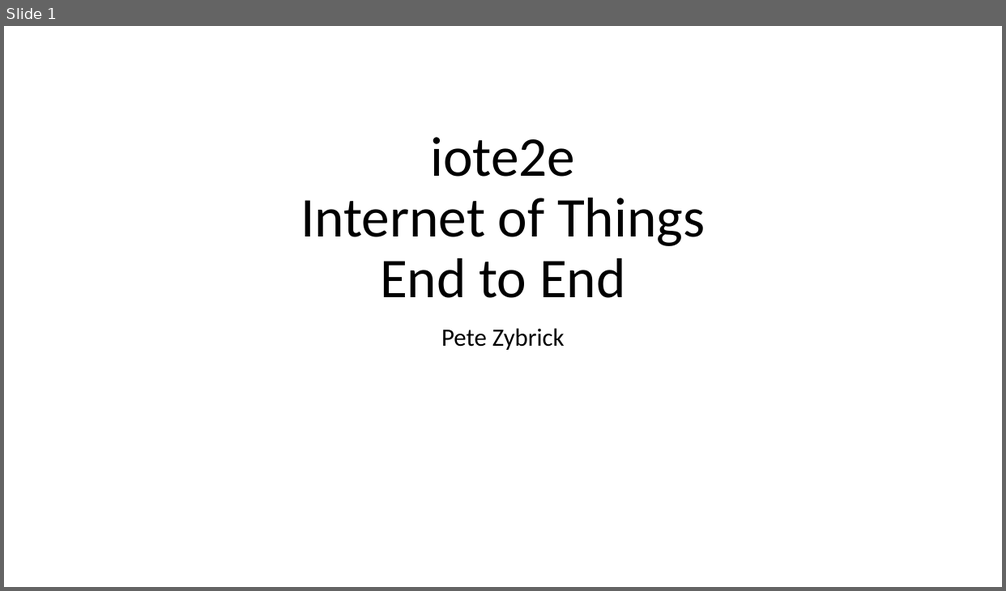
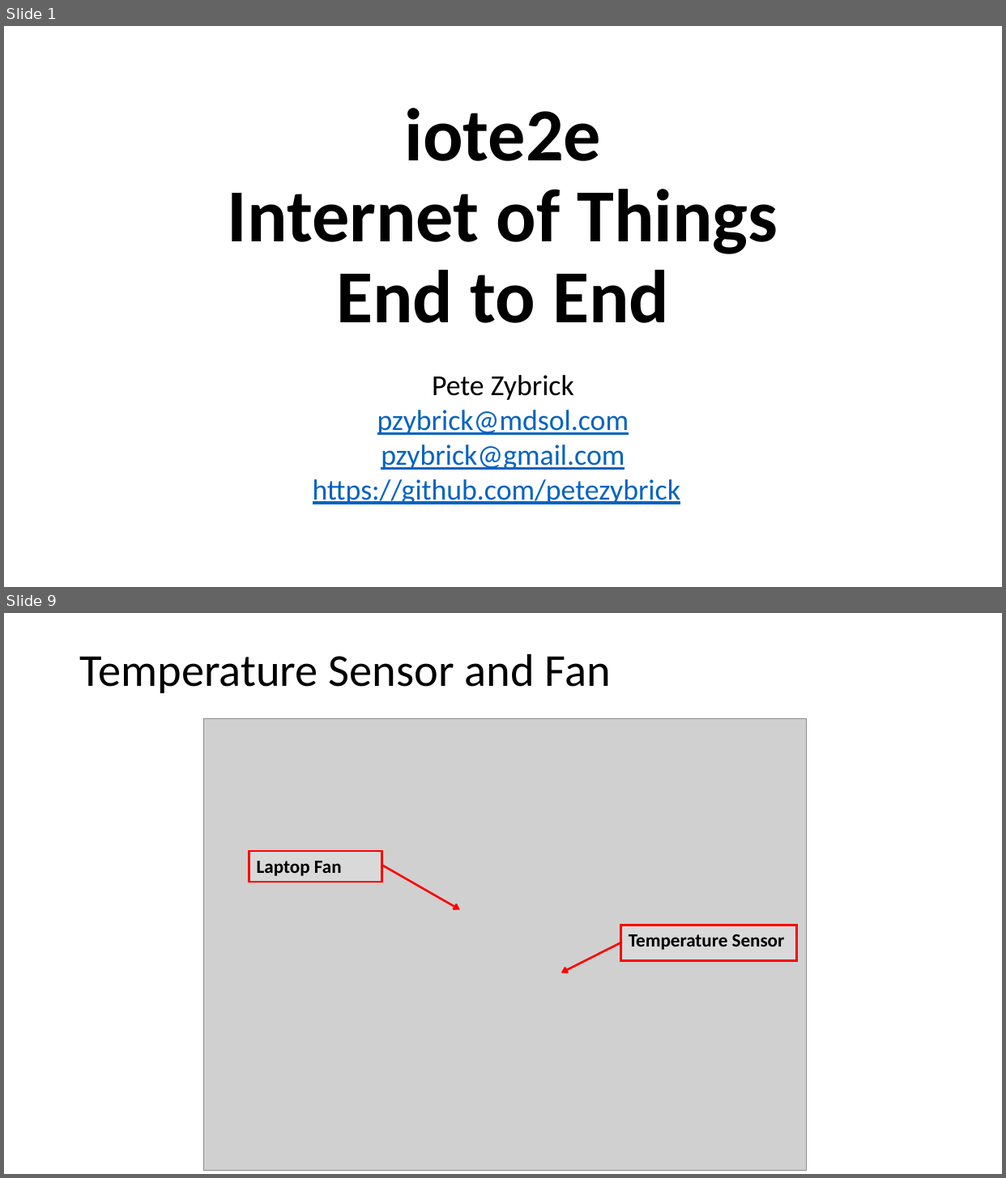
Before and after one commit to petezybrick/iote2e, a slide deck: iote2e-common/src/site/markdown/slides/iote2e-dryrun-20170904.pptx. Shown one above the other, each under a label of ours: slide 1 before the commit, slides 1 and 9 after it; the slides between them are not shown. The pictures are 1006x591 and 1006x1178 pixels, drawn with LibreOffice and Linux fonts; fonts in the diff are those of the drawing; grey boxes stand for pictures. Boxes give left, top, right and bottom in pixels: in the first picture for what was removed or moved away, otherwise in the second. Text is boxed around its words. In the diff, an @@ line names an element or a change of style, - is before the commit and + after.

```diff
--- a/iote2e-common/src/site/markdown/slides/iote2e-dryrun-20170904.pptx
+++ b/iote2e-common/src/site/markdown/slides/iote2e-dryrun-20170904.pptx
@@ slide 9 added at (4, 613, 1002, 1174), background #FFFFFF @@
@@ title added at (80, 653, 611, 693), 44 pt, text #000000 @@
+Temperature Sensor and Fan
@@ picture added at (204, 718, 807, 1171) @@
@@ border callout added at (249, 851, 382, 882), fill #D9D9D9, outline #FF0000 2 pt, 18 pt, text #000000, bold @@
+Laptop Fan
@@ border callout added at (621, 925, 797, 961), fill #D9D9D9, outline #FF0000 2 pt, 18 pt, text #000000, bold @@
+Temperature Sensor
@@ slide 1 changed as well @@
@@ title "iote2e Internet of Things End ...": place and size @@
-title "iote2e Internet of Things End ..." at (300, 137, 705, 298)
+title "iote2e Internet of Things End ..." at (228, 108, 778, 323)
@@ title "iote2e Internet of Things End ..." at (228, 108, 778, 323): size 54 to 72 pt, bold on @@
@@ subtitle "Pete Zybrick": place and size @@
-subtitle "Pete Zybrick" at (441, 328, 565, 350)
+subtitle "Pete Zybrick" at (313, 375, 680, 505)
@@ subtitle at (432, 375, 574, 400): size 24 to 27.9 pt in "Pete Zybrick"; line spacing 0.9 to 0.7 @@
@@ subtitle at (313, 410, 680, 505): paragraphs added @@
+pzybrick@mdsol.com
+pzybrick@gmail.com
+https://github.com/petezybrick
```
Also in this commit, not shown: 23 other slides added, 1 slide removed.
